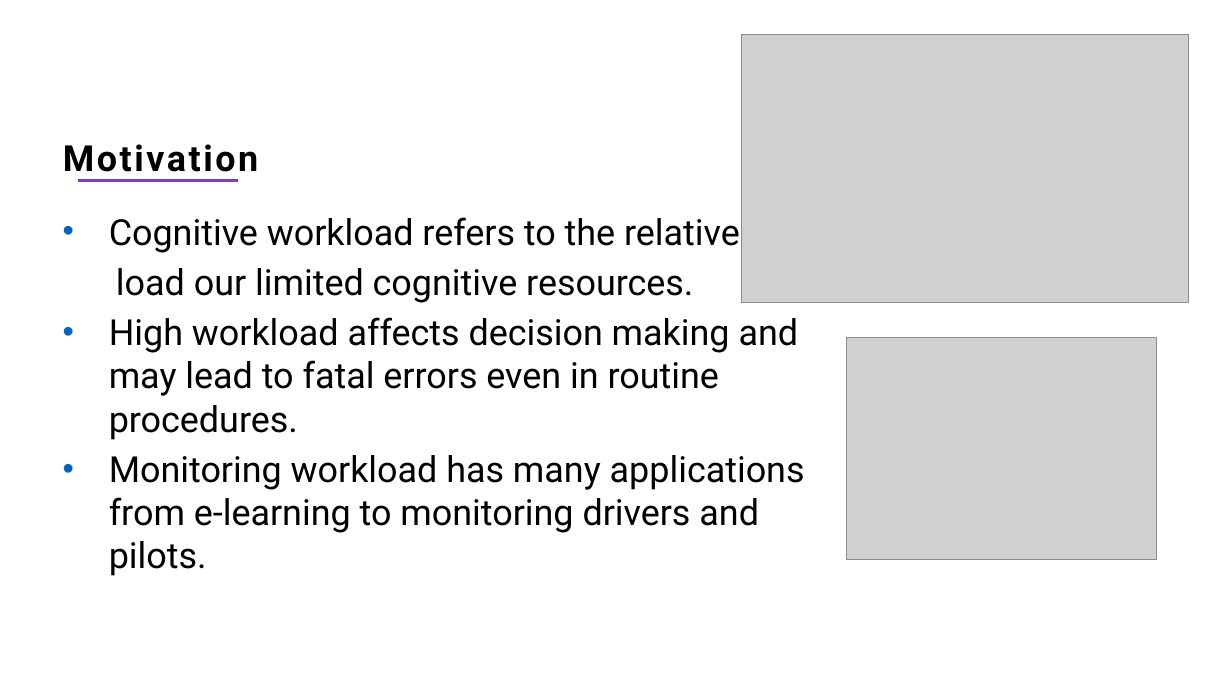
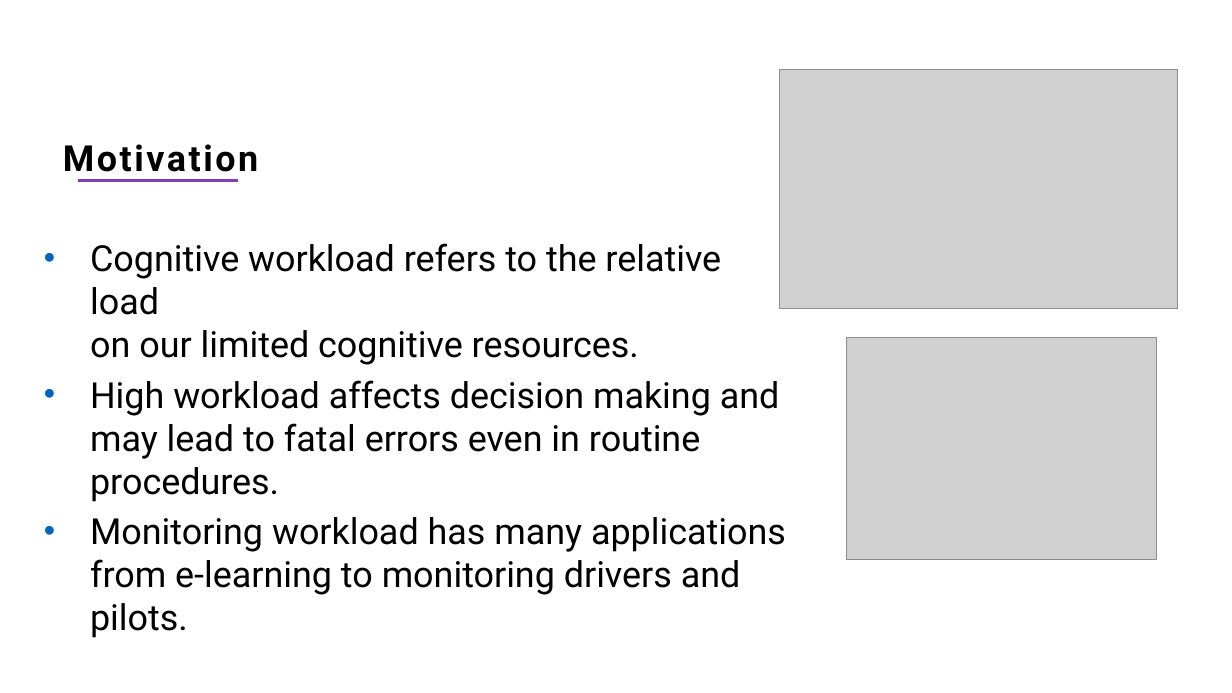
Before and after one commit to shaked3462/CognitiveWorkloadEstimation---EEG, a slide deck: slide 2 of Presentation/Project Presentation - Shaked Aharon.pptx. Drawn at 1232x693 pixels with LibreOffice and Linux fonts; fonts in the diff are those of the drawing; grey boxes stand for pictures. Boxes give left, top, right and bottom in pixels: in the first picture for what was removed or moved away, otherwise in the second. Text is boxed around its words. In the diff, an @@ line names an element or a change of style, - is before the commit and + after.

```diff
--- a/Presentation/Project Presentation - Shaked Aharon.pptx
+++ b/Presentation/Project Presentation - Shaked Aharon.pptx
@@ picture: place and size @@
-picture at [741,34,1188,302]
+picture at [780,69,1178,308]
@@ text "Cognitive workload refers to the ...": place and size @@
-text "Cognitive workload refers to the ..." at [109,217,805,576]
+text "Cognitive workload refers to the ..." at [90,243,786,638]
@@ text at [90,243,721,365]: text changed @@
-• Cognitive workload refers to the relative
-load our limited cognitive resources.
+• Cognitive workload refers to the relative load
+  on our limited cognitive resources.
```
Also in this commit, not shown: 11 other slides changed, 6 other files.
